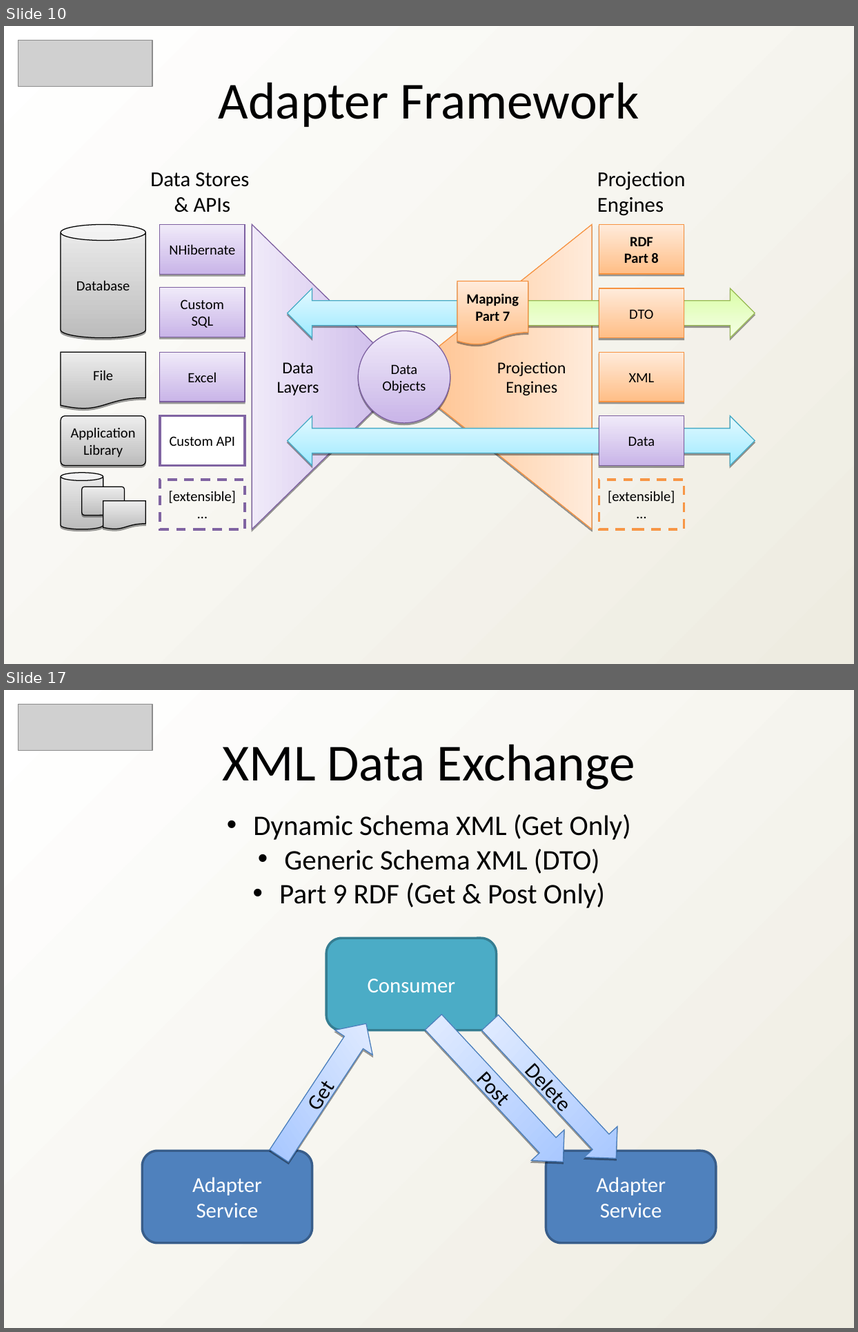
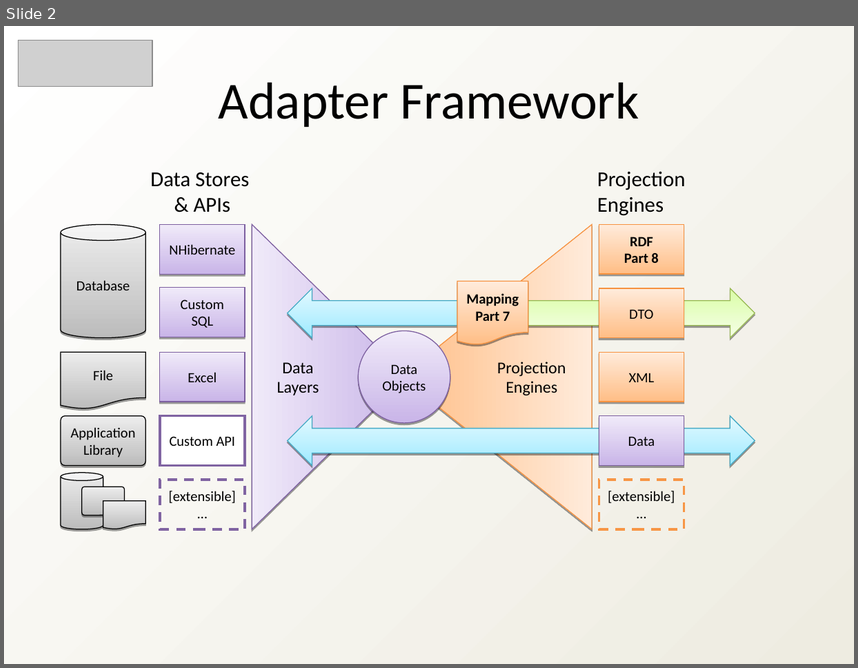
Before and after one commit to heyena/iring-tools, a slide deck: trunk/Documentation/iRINGTools_Overview_v2.1.0.ppt. Shown one above the other, each under a label of ours: slides 10 and 17 before the commit, slide 2 after it; the slides between them are not shown. The pictures are 858x1332 and 858x668 pixels, drawn with LibreOffice and Linux fonts; fonts in the diff are those of the drawing; grey boxes stand for pictures. Boxes give left, top, right and bottom in pixels: in the first picture for what was removed or moved away, otherwise in the second. Text is boxed around its words. In the diff, an @@ line names an element or a change of style, - is before the commit and + after.

```diff
--- a/trunk/Documentation/iRINGTools_Overview_v2.1.0.ppt
+++ b/trunk/Documentation/iRINGTools_Overview_v2.1.0.ppt
@@ slide 17 removed at bbox=[4, 690, 854, 1328], background gradient #FFFFFF to #EEECE1 @@
@@ picture removed at bbox=[18, 704, 153, 750] @@
@@ text removed at bbox=[223, 744, 635, 789] @@
-XML Data Exchange
@@ text removed at bbox=[253, 814, 631, 908] @@
-• Dynamic Schema XML (Get Only)
-• Generic Schema XML (DTO)
-• Part 9 RDF (Get & Post Only)
@@ rounded rectangle removed at bbox=[326, 938, 496, 1030] @@
-Consumer
@@ right arrow removed at bbox=[261, 1011, 385, 1167] @@
-Get
@@ right arrow removed at bbox=[417, 1007, 579, 1176] @@
-Post
@@ right arrow removed at bbox=[474, 1007, 633, 1173] @@
-Delete
@@ rounded rectangle removed at bbox=[143, 1151, 312, 1243] @@
-Adapter
-Service
@@ rounded rectangle removed at bbox=[546, 1151, 716, 1243] @@
-Adapter
-Service
@@ what was slide 10 is now slide 2 @@
```
Also in this commit, not shown: 2 slides changed, 18 slides added, 16 other slides removed, 1 other file.
